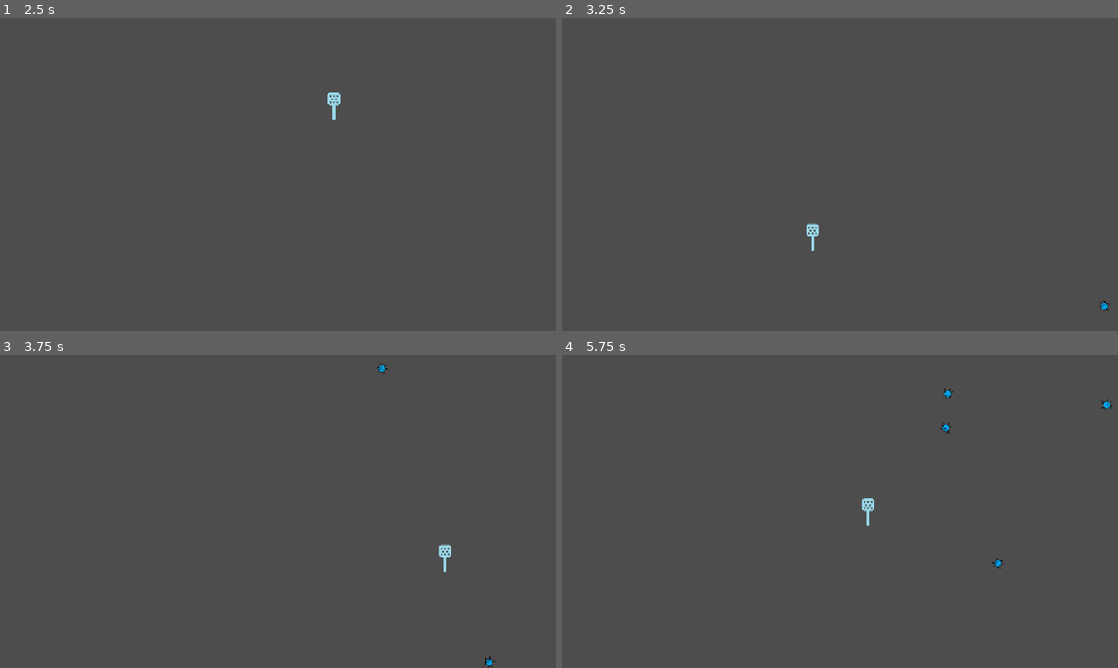
Above: before the commit, frames 1-4 (two rows, left to right).
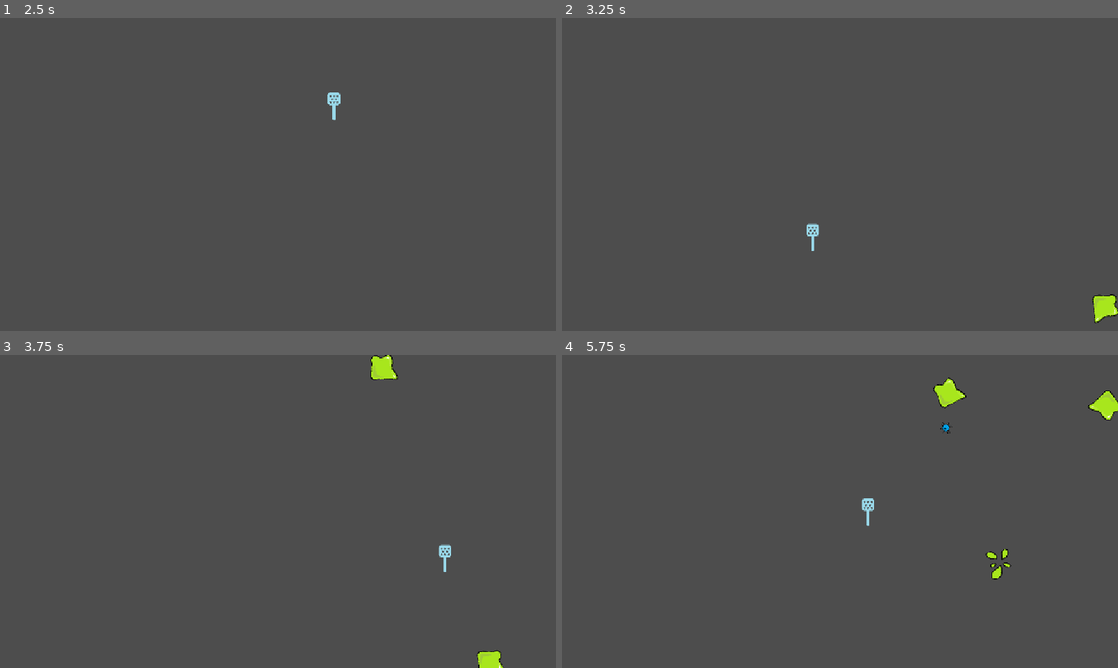
Above: after the commit, the same moments.

Repository: Evenwood/godotgamejame84
Game: Godot game, scene res://Main.tscn
The game is run twice, just before and just after one commit, with the same random seed, the same clock (stepped at 60 frames per second) and the same inputs.
Inputs (mouse positions are in pixels of both pictures, inside the frame that each line leads up to):
- Up to frame 1 (2.5 s): tap Enter at 0.5, 2 s; move the mouse to (400, 158) at 0.52 s; tap Space at 1.25 s; move the mouse to (166, 190) at 1.27 s; move the mouse to (333, 105) at 2.02 s
- Up to frame 2 (3.25 s): move the mouse to (812, 237) at 2.77 s
- Up to frame 3 (3.75 s): move the mouse to (444, 558) at 3.52 s
- Up to frame 4 (5.75 s): move the mouse to (673, 464) at 4.27 s; move the mouse to (867, 511) at 5.02 s

Frame 1 is identical in both runs. In frame 2, 0.3% of the frame differs, in the area x 95-100%, y 88-98%; in frame 3, 0.5%; in frame 4, 0.8%, in the area x 66-100%, y 7-72%.

Commit message:
added death class

Diff:
--- a/gamejam84/critter/Mob.tscn
+++ b/gamejam84/critter/Mob.tscn
@@ -1,12 +1,30 @@
-[gd_scene load_steps=7 format=3 uid="uid://k2v0styiwf5d"]
+[gd_scene load_steps=11 format=3 uid="uid://k2v0styiwf5d"]
 
 [ext_resource type="Texture2D" uid="uid://byo0wvxvy1exh" path="res://art/critter.png" id="1_dbnwe"]
 [ext_resource type="Script" uid="uid://c0f8k5je2opgq" path="res://critter/mob.gd" id="1_fkld6"]
+[ext_resource type="Texture2D" uid="uid://nyic3i41xap5" path="res://art/squish.png" id="2_wtquh"]
 [ext_resource type="Texture2D" uid="uid://d3l0wkklrkg8a" path="res://art/critter2.png" id="3_5x66p"]
+[ext_resource type="Texture2D" uid="uid://bhry8wdskatkj" path="res://art/squish2.png" id="3_sk7a2"]
 [ext_resource type="Texture2D" uid="uid://cc46kxbleo3jw" path="res://art/critter3.png" id="4_alo2j"]
+[ext_resource type="Texture2D" uid="uid://cl7xnp7rvh1jx" path="res://art/squish3.png" id="4_f1aga"]
+[ext_resource type="AudioStream" uid="uid://csoan8tyd8dvu" path="res://sound/squish-pop-256410.mp3" id="8_c5egx"]
 
 [sub_resource type="SpriteFrames" id="SpriteFrames_c16uf"]
 animations = [{
+"frames": [{
+"duration": 1.0,
+"texture": ExtResource("2_wtquh")
+}, {
+"duration": 1.0,
+"texture": ExtResource("3_sk7a2")
+}, {
+"duration": 1.0,
+"texture": ExtResource("4_f1aga")
+}],
+"loop": true,
+"name": &"death",
+"speed": 5.0
+}, {
 "frames": [{
 "duration": 1.0,
 "texture": ExtResource("1_dbnwe")
@@ -37,9 +55,8 @@
 [node name="AnimatedSprite2D" type="AnimatedSprite2D" parent="."]
 position = Vector2(-14, -13)
 sprite_frames = SubResource("SpriteFrames_c16uf")
-animation = &"fly"
-frame = 1
-frame_progress = 0.932788
+animation = &"death"
+frame_progress = 0.724473
 
 [node name="CollisionShape2D" type="CollisionShape2D" parent="."]
 position = Vector2(-14, -12)
@@ -49,4 +66,7 @@
 position = Vector2(-14.25, -12)
 scale = Vector2(1.325, 1.2)
 
+[node name="DeathSound" type="AudioStreamPlayer2D" parent="."]
+stream = ExtResource("8_c5egx")
+
 [connection signal="screen_exited" from="VisibleOnScreenNotifier2D" to="." method="_on_visible_on_screen_notifier_2d_screen_exited"]
--- a/gamejam84/critter/mob.gd
+++ b/gamejam84/critter/mob.gd
@@ -1,4 +1,10 @@
 extends RigidBody2D
+
+signal critter_died
+
+@onready var death_sound = $DeathSound
+@onready var collision_shape = $CollisionShape2D
+@onready var sprite = $AnimatedSprite2D
 
 
 # Called when the node enters the scene tree for the first time.
@@ -16,3 +22,10 @@
 
 func _on_visible_on_screen_notifier_2d_screen_exited() -> void:
 	queue_free()
+
+
+func die():
+	death_sound.play()
+	sprite.play("death")
+	collision_shape.set_deferred("disabled", true)
+	emit_signal("critter_died")
Binary file added: gamejam84/art/squish.png
Not shown, added: gamejam84/art/squish.png.import
Binary file added: gamejam84/art/squish2.png
Not shown, added: gamejam84/art/squish2.png.import
Binary file added: gamejam84/art/squish3.png
Not shown, added: gamejam84/art/squish3.png.import
Not shown, added: gamejam84/sound/squish-pop-256410.mp3.import
Not shown, added: gamejam84/sound/squish-pop-256410.mp3
